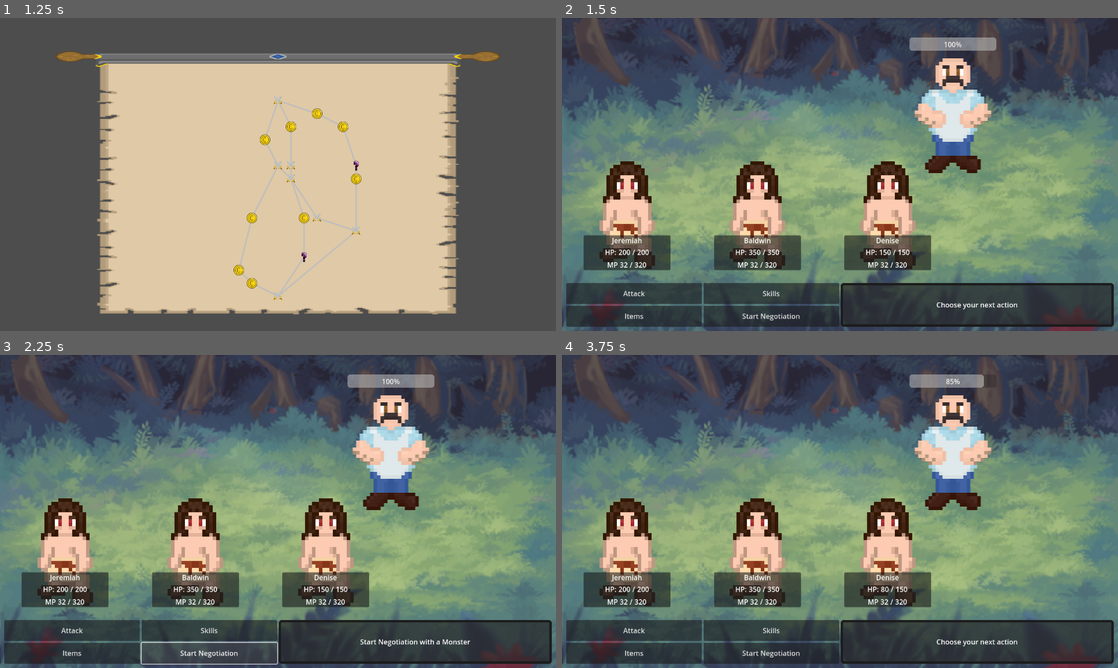
Above: before the commit, frames 1-4 (two rows, left to right).
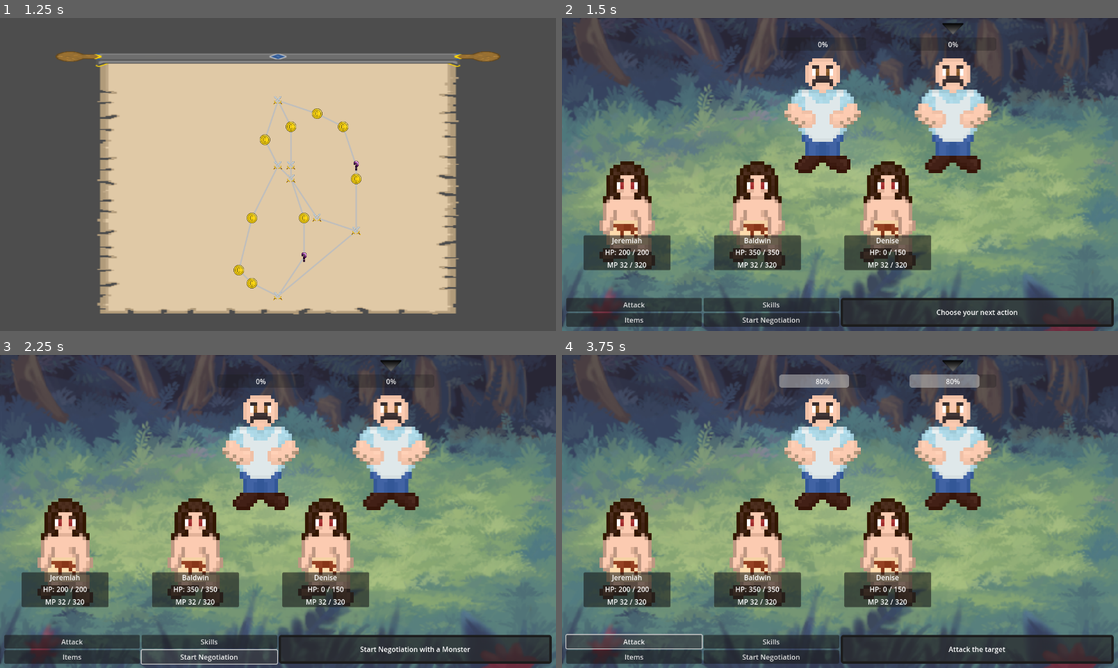
Above: after the commit, the same moments.

Repository: Willi-bot/GameProject
Game: Godot game, scene res://scenes/main_menu/main_menu.tscn
Two runs of this game, one before a commit and one after it. Both use one fixed random seed, a clock stepped at 60 frames per second and the inputs below.
Inputs (mouse positions are in pixels of both pictures, inside the frame that each line leads up to):
- Up to frame 1 (1.25 s): click "New Game" at 0.5 s
- Up to frame 2 (1.5 s): click (840, 99) at 1.27 s
- Up to frame 3 (2.25 s): click "Start Negotiation" at 2 s
- Up to frame 4 (3.75 s): click "Start Negotiation" at 2.75 s; click "Attack" at 3.5 s

Frame 1 is identical in both runs. In frame 2, 9.8% of the frame differs, in the area x 0-100%, y 1-98%; in frame 3, 10%; in frame 4, 9.7%.
Error after the commit: Invalid assignment of property or key 'shape' with value of type 'RectangleShape2D' on a base object of type 'null instance'. (res://scenes/entities/enemy_enti…

Commit message:
Add target icon and some functionality to change target

Diff:
--- a/gameproject/project.godot
+++ b/gameproject/project.godot
@@ -25,6 +25,28 @@
 
 project/assembly_name="GameProject"
 
+[importer_defaults]
+
+texture={
+"compress/channel_pack": 0,
+"compress/hdr_compression": 1,
+"compress/high_quality": false,
+"compress/lossy_quality": 0.7,
+"compress/mode": 0,
+"compress/normal_map": 0,
+"detect_3d/compress_to": 0,
+"mipmaps/generate": false,
+"mipmaps/limit": -1,
+"process/fix_alpha_border": true,
+"process/hdr_as_srgb": false,
+"process/hdr_clamp_exposure": false,
+"process/normal_map_invert_y": false,
+"process/premult_alpha": false,
+"process/size_limit": 0,
+"roughness/mode": 0,
+"roughness/src_normal": ""
+}
+
 [input]
 
 Escape={
@@ -37,3 +59,4 @@
 
 renderer/rendering_method="gl_compatibility"
 renderer/rendering_method.mobile="gl_compatibility"
+2d/snap/snap_2d_transforms_to_pixel=true
--- a/gameproject/scenes/battle/battle.tscn
+++ b/gameproject/scenes/battle/battle.tscn
@@ -1,7 +1,8 @@
-[gd_scene load_steps=5 format=3 uid="uid://ddcqmwgt0m5rv"]
+[gd_scene load_steps=6 format=3 uid="uid://ddcqmwgt0m5rv"]
 
 [ext_resource type="Script" path="res://scenes/battle/battle_manager.gd" id="1_a8f3l"]
 [ext_resource type="Texture2D" uid="uid://w1gybd0e0wt7" path="res://imgs/Background.png" id="2_ygs6r"]
+[ext_resource type="Texture2D" uid="uid://c16f4sj5ycduf" path="res://imgs/target_icon.png" id="3_gv6ij"]
 
 [sub_resource type="StyleBoxTexture" id="StyleBoxTexture_6e2ut"]
 texture = ExtResource("2_ygs6r")
@@ -36,8 +37,17 @@
 grow_vertical = 2
 theme_override_styles/panel = SubResource("StyleBoxTexture_6e2ut")
 
+[node name="TargetIcon" type="TextureRect" parent="."]
+z_index = 1
+layout_mode = 0
+offset_right = 32.0
+offset_bottom = 32.0
+scale = Vector2(1.5, 1.5)
+pivot_offset = Vector2(-16, -16)
+texture = ExtResource("3_gv6ij")
+stretch_mode = 2
+
 [node name="MenuBox" type="HBoxContainer" parent="."]
-custom_minimum_size = Vector2(0, 100)
 layout_mode = 1
 anchors_preset = -1
 anchor_top = 1.0
@@ -55,7 +65,6 @@
 size_flags_horizontal = 3
 
 [node name="LeftSide" type="VBoxContainer" parent="MenuBox/ButtonBox"]
-custom_minimum_size = Vector2(200, 0)
 layout_mode = 2
 size_flags_horizontal = 3
 
--- a/gameproject/scenes/battle/battle_manager.gd
+++ b/gameproject/scenes/battle/battle_manager.gd
@@ -6,6 +6,8 @@
 @onready var neg_button : Button = $MenuBox/ButtonBox/RightSide/NegButton
 
 @onready var info_text : Label = $MenuBox/PanelContainer/InfoText
+
+@onready var target_icon : TextureRect = $TargetIcon
 
 var player_scene = preload("res://scenes/entities/player_entity.tscn")
 var enemy_scene = preload("res://scenes/entities/enemy_entity.tscn")
@@ -55,8 +57,17 @@
 		p.entity.turn_ended.connect(_next_turn)
 
 	for e in enemy_battlers:
+		e.list_id = enemy_battlers.find(e, 0)
 		e.deal_damage.connect(_attack_random_battler)
 		e.entity.turn_ended.connect(_next_turn)
+		e.target_enemy.connect(_choose_target)
+
+	# position target cursor
+	var target_position = enemy_battlers[selected_target].position
+	target_icon.position = target_position
+	target_icon.position.y -= enemy_battlers[selected_target].get_node("Sprite").texture.get_height() / 1.15
+	target_icon.position.x -= target_icon.size.x
+
 
 	current_turn = all_battlers[current_turn_idx]
 	_update_turn()
@@ -86,6 +97,8 @@
 
 	enemy_data.append({"name": "Gooner", "max_hp": 400, "current_hp": 400, "damage": 70,
 					   "agility": 3, "sprite": "res://imgs/enemy.png"})
+	enemy_data.append({"name": "Gooner 2", "max_hp": 300, "current_hp": 300, "damage": 80,
+					   "agility": 5, "sprite": "res://imgs/enemy.png"})
 
 	return enemy_data
 
@@ -129,6 +142,19 @@
 	print("Choosing an item")
 
 
+func _choose_target(target: int) -> void:
+	selected_target = target
+
+	# position target cursor
+	var target_position = enemy_battlers[selected_target].position
+	target_icon.position = target_position
+	target_icon.position.y -= enemy_battlers[selected_target].get_node("Sprite").texture.get_height() / 1.15
+	target_icon.position.x -= target_icon.size.x
+
+	print(selected_target)
+	print("We did something")
+
+
 func _choose_neg_target() -> void:
 	print("Choose a Negotiation Partner")
 
--- a/gameproject/scenes/entities/enemy_entity.gd
+++ b/gameproject/scenes/entities/enemy_entity.gd
@@ -3,13 +3,26 @@
 @export var entity : BaseEntity
 
 @onready var health_bar: ProgressBar = $HealthBar
+@onready var sprite: Sprite2D = $Sprite
+@onready var target_area: Area2D = $TargetArea
+@onready var collision_box: CollisionShape2D = $TargetArea/CollisionBox
+
+@export var list_id: int
 
 signal deal_damage
+signal target_enemy(id: int)
 
 # Called when the node enters the scene tree for the first time.
 func _ready() -> void:
 	entity.current_hp = entity.max_hp
 	entity.health_changed.connect(_update_health_bar)
+
+	var sprite_size = sprite.texture.get_size()
+	var rect = RectangleShape2D.new()
+	rect.extents = sprite_size
+
+	collision_box.shape = rect
+	target_area.mouse_entered.connect(_mouse_entered)
 
 	_update_health_bar()
 
@@ -21,6 +34,12 @@
 func start_turn() -> void:
 	deal_damage.emit()
 
-func _update_health_bar():
+func _update_health_bar() -> void:
 	health_bar.max_value = entity.max_hp
 	health_bar.value = entity.current_hp
+
+
+func _mouse_entered() -> void:
+	print("Mouse entered")
+	print(list_id)
+	target_enemy.emit(list_id)
--- a/gameproject/scenes/entities/enemy_entity.tscn
+++ b/gameproject/scenes/entities/enemy_entity.tscn
@@ -13,12 +13,20 @@
 damage = 0
 agility = 0
 
+[sub_resource type="RectangleShape2D" id="RectangleShape2D_j5ex3"]
+
 [node name="EnemyEntity" type="Node2D" groups=["EnemyEntity"]]
 script = ExtResource("1_nhv1i")
 entity = SubResource("Resource_efdqj")
 
-[node name="Sprite2D" type="Sprite2D" parent="."]
+[node name="Sprite" type="Sprite2D" parent="."]
 texture = ExtResource("2_5bq6k")
+
+[node name="TargetArea" type="Area2D" parent="Sprite"]
+
+[node name="CollisionBox" type="CollisionShape2D" parent="Sprite/TargetArea"]
+shape = SubResource("RectangleShape2D_j5ex3")
+debug_color = Color(0.264057, 0.35831, 0.975623, 0.42)
 
 [node name="HealthBar" type="ProgressBar" parent="."]
 custom_minimum_size = Vector2(200, 0)
Binary file added: gameproject/imgs/target_icon.png
Not shown, added: gameproject/imgs/target_icon.png.import
Not shown: 1 places in gameproject/scenes/entities/enemy_entity.tscn that only renumber resources
Not shown, changed: Game Plan.docx
Not shown, added: Sprites/target_icon.png
Not shown, added: Sprites/target_icon.xcf
Not shown, added: ~$me Plan.docx
